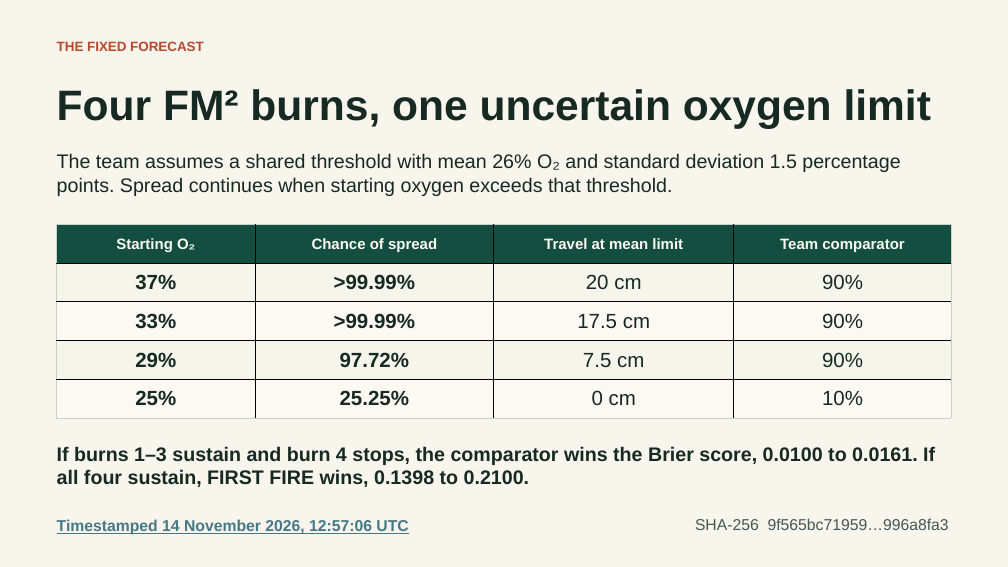
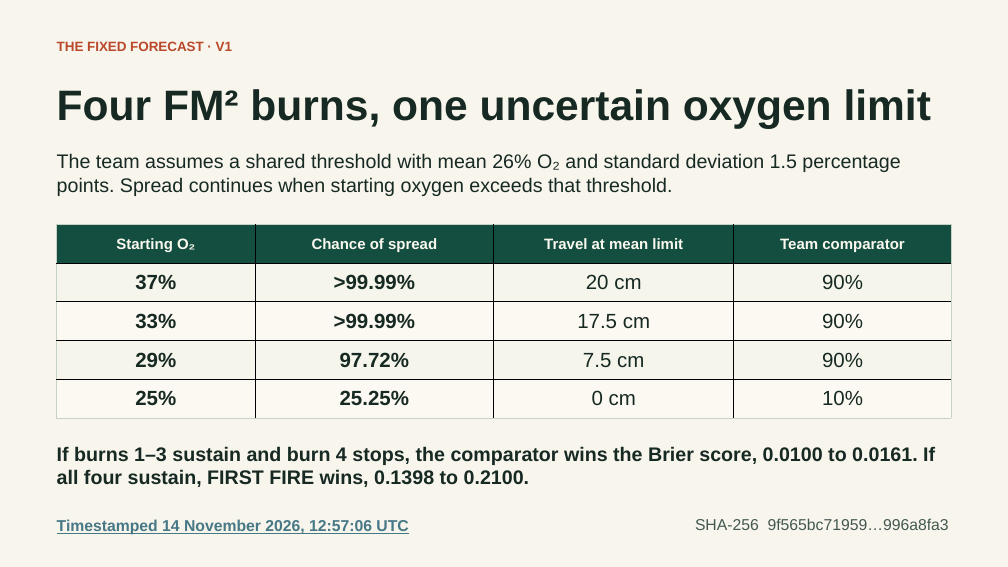
Before and after one commit to Haresh276/first-fire, a slide deck: slide 6 of dist/master-round2-slides.pptx. Drawn at 1008x567 pixels with LibreOffice and Linux fonts; fonts in the diff are those of the drawing. Boxes give left, top, right and bottom in pixels: in the first picture for what was removed or moved away, otherwise in the second. Text is boxed around its words. In the diff, an @@ line names an element or a change of style, - is before the commit and + after.

```diff
--- a/dist/master-round2-slides.pptx
+++ b/dist/master-round2-slides.pptx
@@ text at box(57, 41, 232, 51): text changed @@
-THE FIXED FORECAST
+THE FIXED FORECAST · V1
```
Also in this commit, not shown: 2 other slides changed, 2 slides added, 11 other files.
